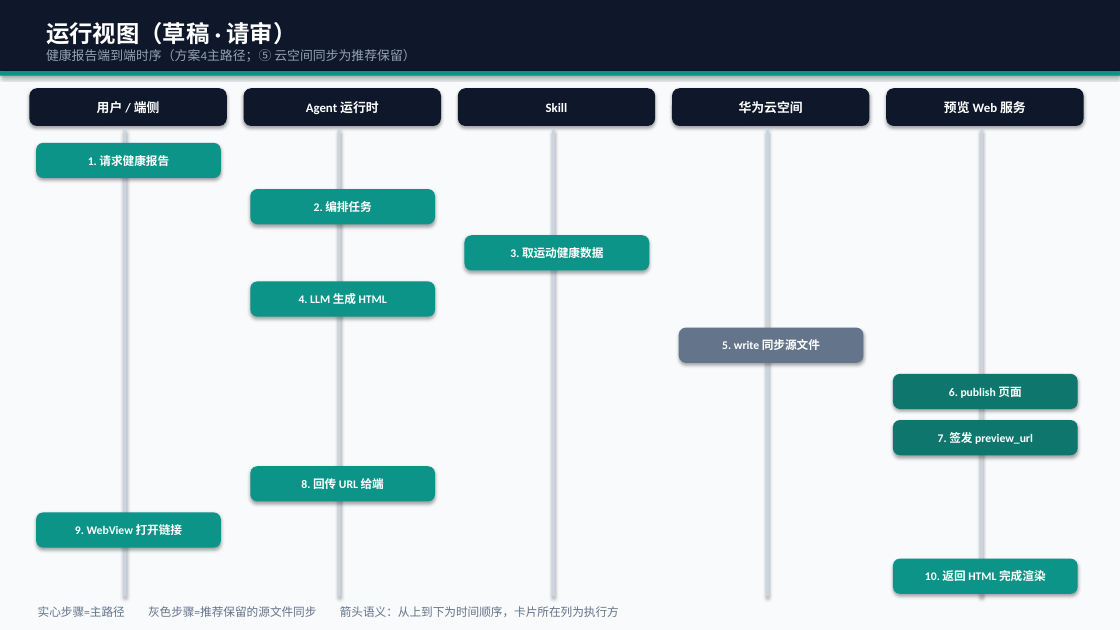
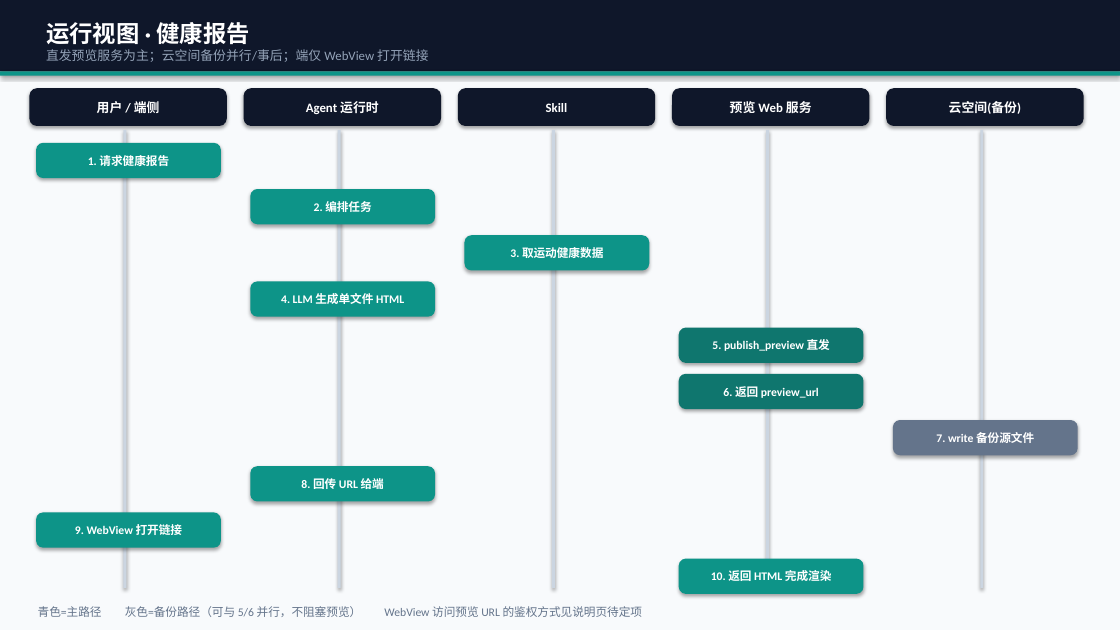
Before and after one commit to Lizzy67/leetcode, a slide deck: slide 3 of docs/agent_html_arch_views.pptx (slide 2 before the commit). Drawn at 1120x630 pixels with LibreOffice and Linux fonts; fonts in the diff are those of the drawing. Boxes give left, top, right and bottom in pixels: in the first picture for what was removed or moved away, otherwise in the second. Text is boxed around its words. In the diff, an @@ line names an element or a change of style, - is before the commit and + after.

```diff
--- a/docs/agent_html_arch_views.pptx
+++ b/docs/agent_html_arch_views.pptx
@@ text at bbox=[46, 22, 428, 62]: text changed @@
-运行视图（草稿 · 请审）
-健康报告端到端时序（方案4主路径；⑤ 云空间同步为推荐保留）
+运行视图 · 健康报告
+直发预览服务为主；云空间备份并行/事后；端仅 WebView 打开链接
@@ text in rounded rectangle at bbox=[730, 101, 812, 113]: text changed @@
-华为云空间
+预览 Web 服务
@@ text in rounded rectangle at bbox=[949, 101, 1021, 114]: text changed @@
-预览 Web 服务
+云空间(备份)
@@ rectangle: place and size @@
-rectangle at bbox=[124, 130, 127, 597]
+rectangle at bbox=[124, 130, 127, 588]
@@ rectangle: place and size @@
-rectangle at bbox=[338, 130, 341, 597]
+rectangle at bbox=[338, 130, 341, 588]
@@ rectangle: place and size @@
-rectangle at bbox=[552, 130, 555, 597]
+rectangle at bbox=[552, 130, 555, 588]
@@ rectangle: place and size @@
-rectangle at bbox=[766, 130, 770, 597]
+rectangle at bbox=[766, 130, 770, 588]
@@ rectangle: place and size @@
-rectangle at bbox=[981, 130, 984, 597]
+rectangle at bbox=[981, 130, 984, 588]
@@ text in rounded rectangle at bbox=[281, 293, 404, 304]: text changed @@
-4. LLM 生成 HTML
+4. LLM 生成单文件 HTML
@@ rounded rectangle "5. publish_preview 直发" at bbox=[679, 328, 864, 363]: fill #64748B to #0F766E @@
@@ text in rounded rectangle at bbox=[712, 339, 830, 351]: text changed @@
-5. write 同步源文件
+5. publish_preview 直发
@@ rounded rectangle "6. 返回 preview_url": place and size @@
-rounded rectangle "6. 返回 preview_url" at bbox=[893, 374, 1078, 409]
+rounded rectangle "6. 返回 preview_url" at bbox=[679, 374, 864, 409]
@@ text in rounded rectangle at bbox=[723, 384, 819, 400]: text changed @@
-6. publish 页面
+6. 返回 preview_url
@@ rounded rectangle "7. write 备份源文件" at bbox=[893, 420, 1078, 455]: fill #0F766E to #64748B @@
@@ text in rounded rectangle at bbox=[936, 432, 1034, 443]: text changed @@
-7. 签发 preview_url
+7. write 备份源文件
@@ rounded rectangle "10. 返回 HTML 完成渲染": place and size @@
-rounded rectangle "10. 返回 HTML 完成渲染" at bbox=[893, 559, 1078, 594]
+rounded rectangle "10. 返回 HTML 完成渲染" at bbox=[679, 559, 864, 594]
@@ text at bbox=[38, 606, 643, 617]: text changed @@
-实心步骤=主路径 灰色步骤=推荐保留的源文件同步 箭头语义：从上到下为时间顺序，卡片所在列为执行方
+青色=主路径 灰色=备份路径（可与 5/6 并行，不阻塞预览） WebView 访问预览 URL 的鉴权方式见说明页待定项
```
Also in this commit, not shown: 1 other slide changed, 2 slides added, 2 other files.
